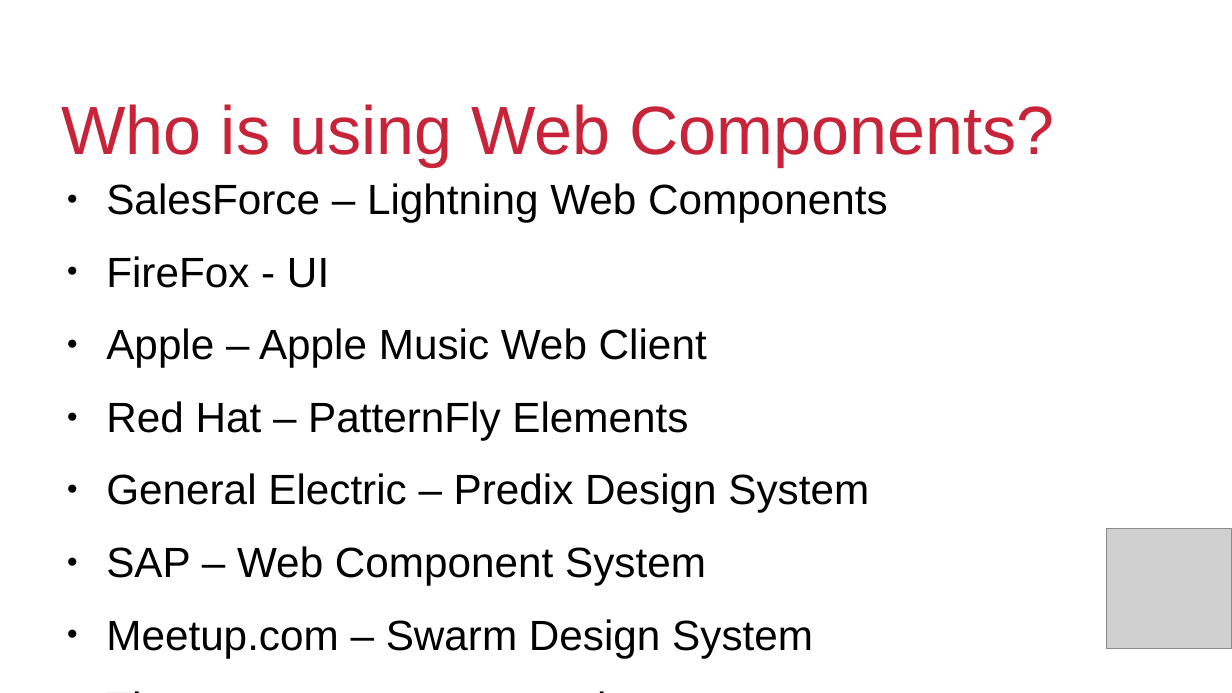
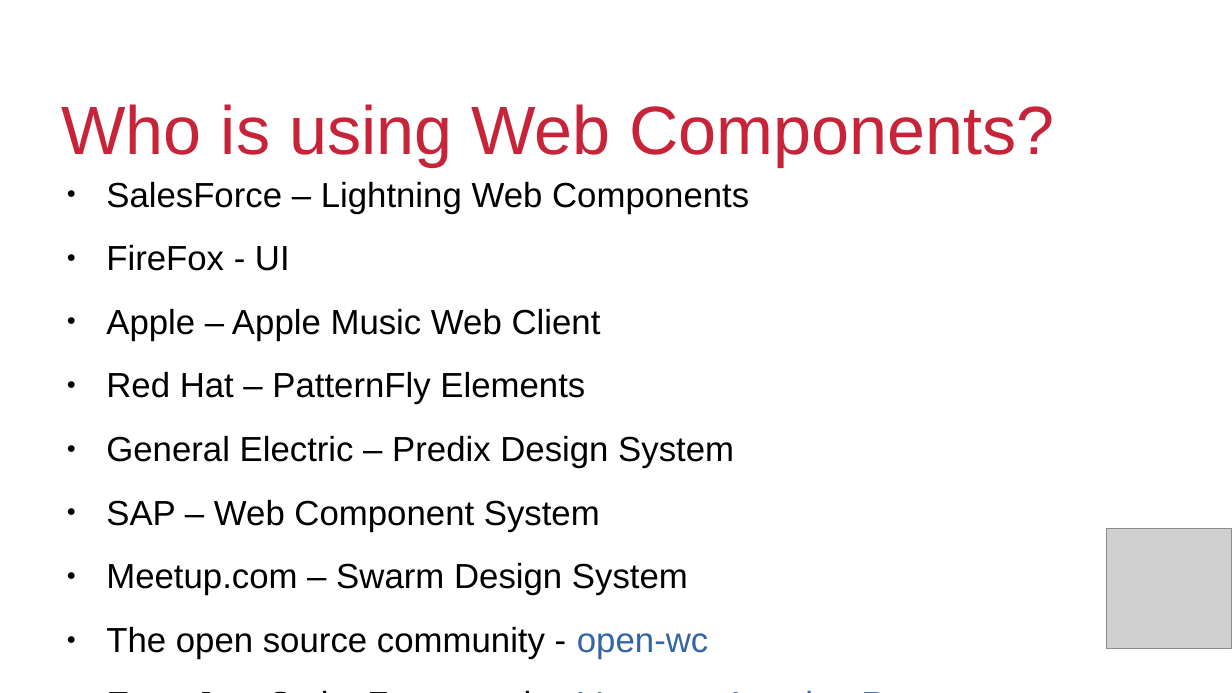
Before and after one commit to QuiWorks/wc-presentation, a slide deck: slide 9 of wc-pp-presentation.odp. Drawn at 1232x693 pixels with LibreOffice and Linux fonts; fonts in the diff are those of the drawing; grey boxes stand for pictures; background and template pictures are left out. Boxes give left, top, right and bottom in pixels: in the first picture for what was removed or moved away, otherwise in the second. Text is boxed around its words. In the diff, an @@ line names an element or a change of style, - is before the commit and + after.

```diff
--- a/wc-pp-presentation.odp
+++ b/wc-pp-presentation.odp
@@ text at [106,181,749,659]: paragraph added @@
+● Even JavaScript Frameworks: Vue, Angular, React
@@ text at [106,181,749,659]: size 27.2 to 22.4 pt in "SalesForce – Lightning Web Components", "FireFox - UI", "Apple – Apple Music Web Client", "Red Hat – PatternFly Elements" and 4 more places @@
```
Also in this commit, not shown: 4 other slides changed, 1 other file.
